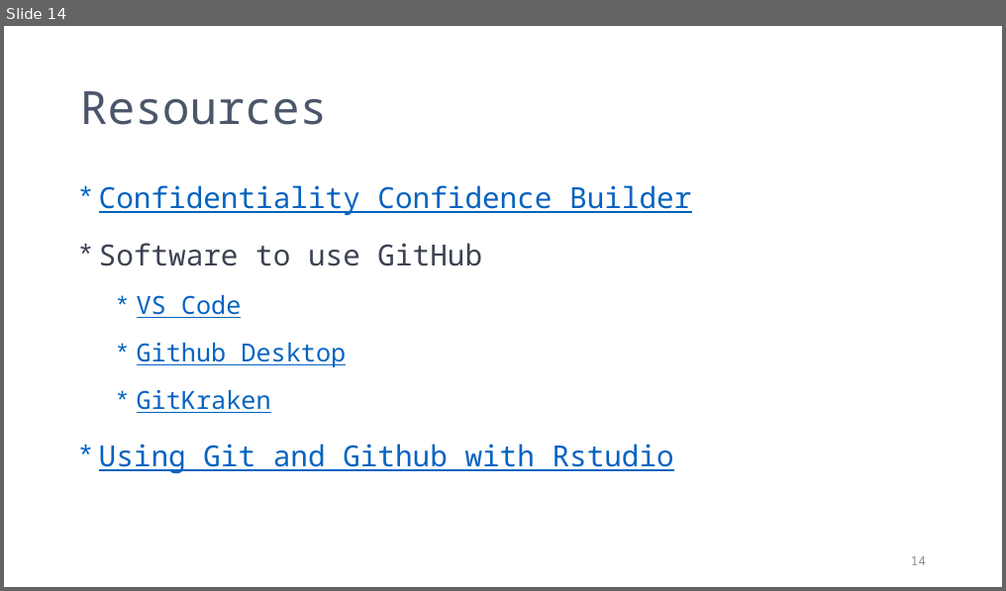
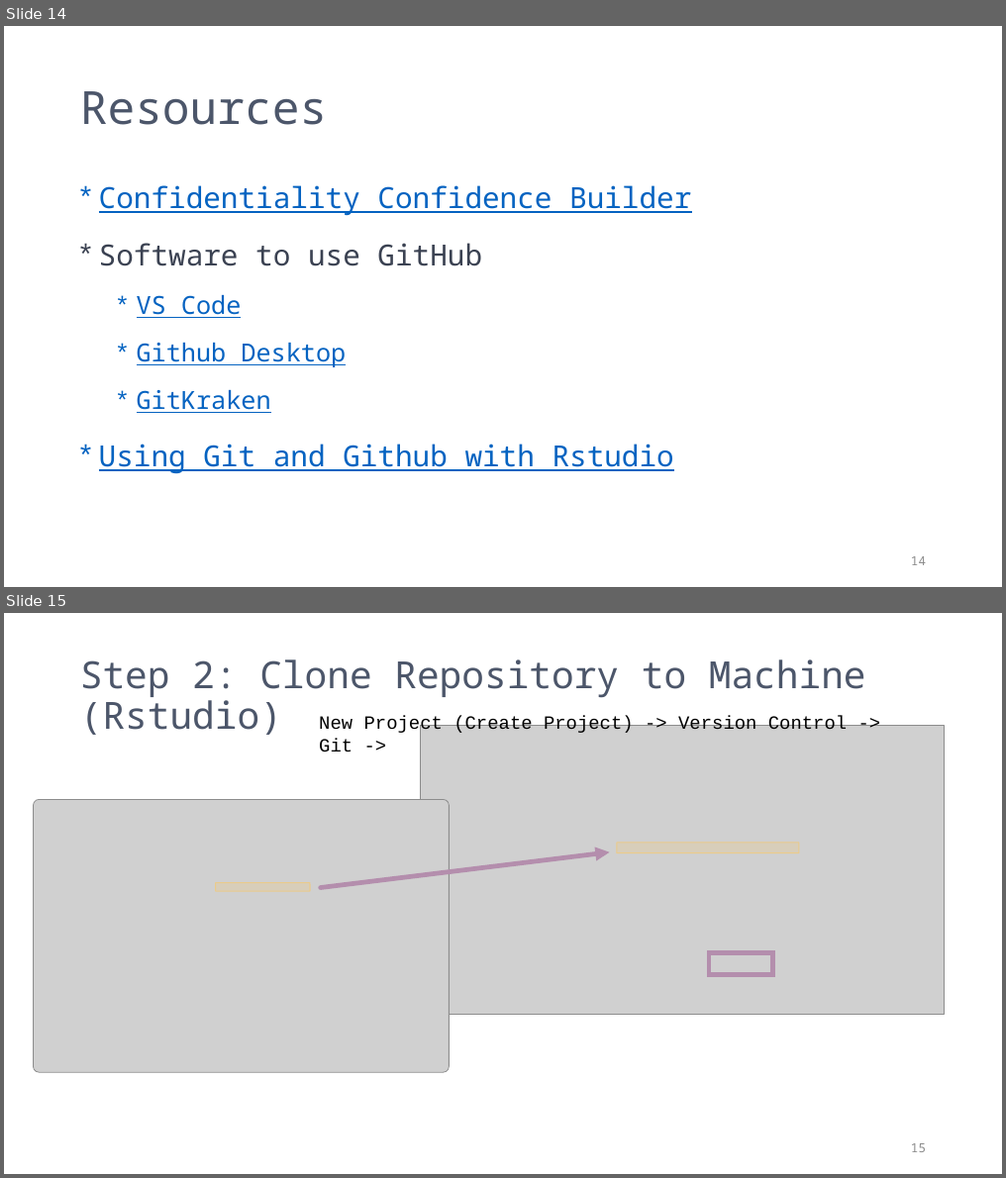
Before and after one commit to PIFSCstockassessments/SAP_github_workflow, a slide deck: docs/GitHub Workflow for SAP.pptx. Shown one above the other, each under a label of ours: slide 14 before the commit, slides 14 and 15 after it. The pictures are 1006x591 and 1006x1178 pixels, drawn with LibreOffice and Linux fonts; fonts in the diff are those of the drawing; grey boxes stand for pictures. Boxes give left, top, right and bottom in pixels: in the first picture for what was removed or moved away, otherwise in the second. Text is boxed around its words. In the diff, an @@ line names an element or a change of style, - is before the commit and + after.

Commit message:
appends pptx for Rstudio git interface (clone, commit, push)

```diff
--- a/docs/GitHub Workflow for SAP.pptx
+++ b/docs/GitHub Workflow for SAP.pptx
@@ slide 15 added at (x1=4, y1=613, x2=1002, y2=1174), background #FFFFFF @@
@@ title added at (x1=80, y1=660, x2=866, y2=735), 36 pt, text #4C566A @@
+Step 2: Clone Repository to Machine (Rstudio)
@@ text added at (x1=319, y1=716, x2=846, y2=752), 18 pt, text #000000 @@
+New Project (Create Project) -> Version Control -> Git ->
@@ picture added at (x1=420, y1=726, x2=944, y2=1015) @@
@@ picture added at (x1=33, y1=799, x2=449, y2=1072) @@
@@ rounded rectangle added at (x1=617, y1=843, x2=799, y2=854), fill #EBCB8B at 31% opacity, outline #EBCB8B 1 pt @@
@@ arrow added from (321, 888) to (610, 853), #B48EAD 4.5 pt @@
@@ rounded rectangle added at (x1=216, y1=883, x2=310, y2=891), fill #EBCB8B at 31% opacity, outline #EBCB8B 1 pt @@
@@ rounded rectangle added at (x1=709, y1=953, x2=773, y2=974), outline #B48EAD 4.5 pt @@
@@ page number added at (x1=911, y1=1144, x2=926, y2=1153), 12 pt, text #8C8C8C @@
+15
```
Also in this commit, not shown: 2 other slides added.
